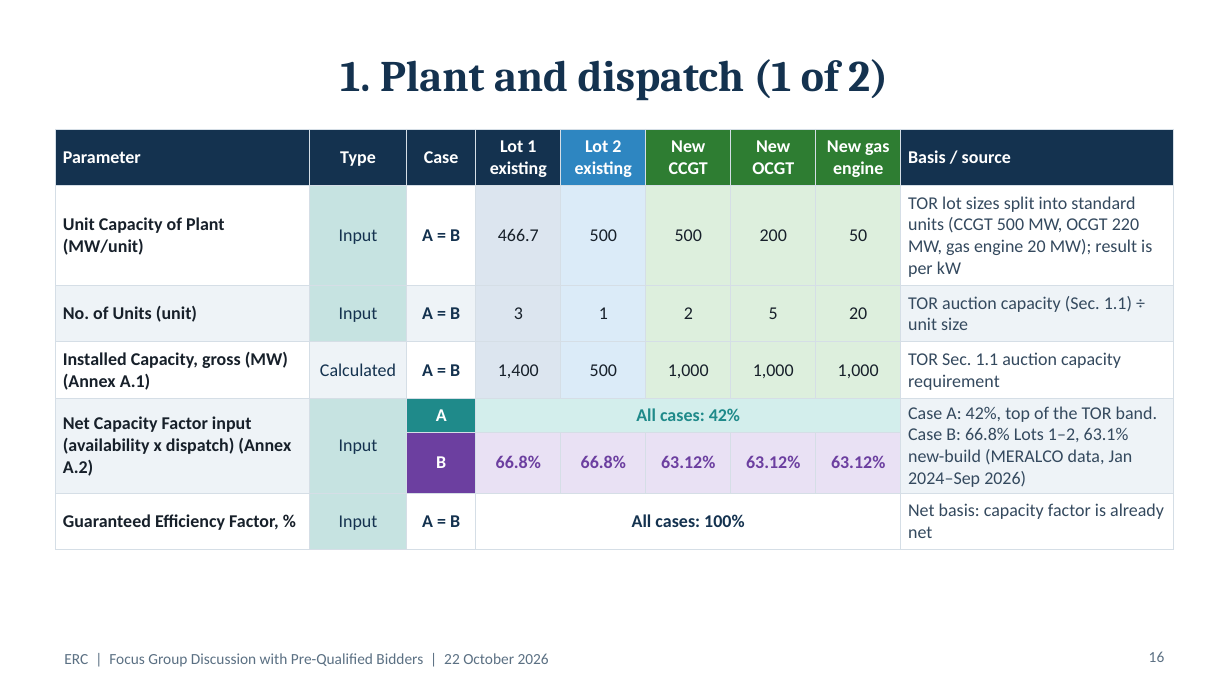
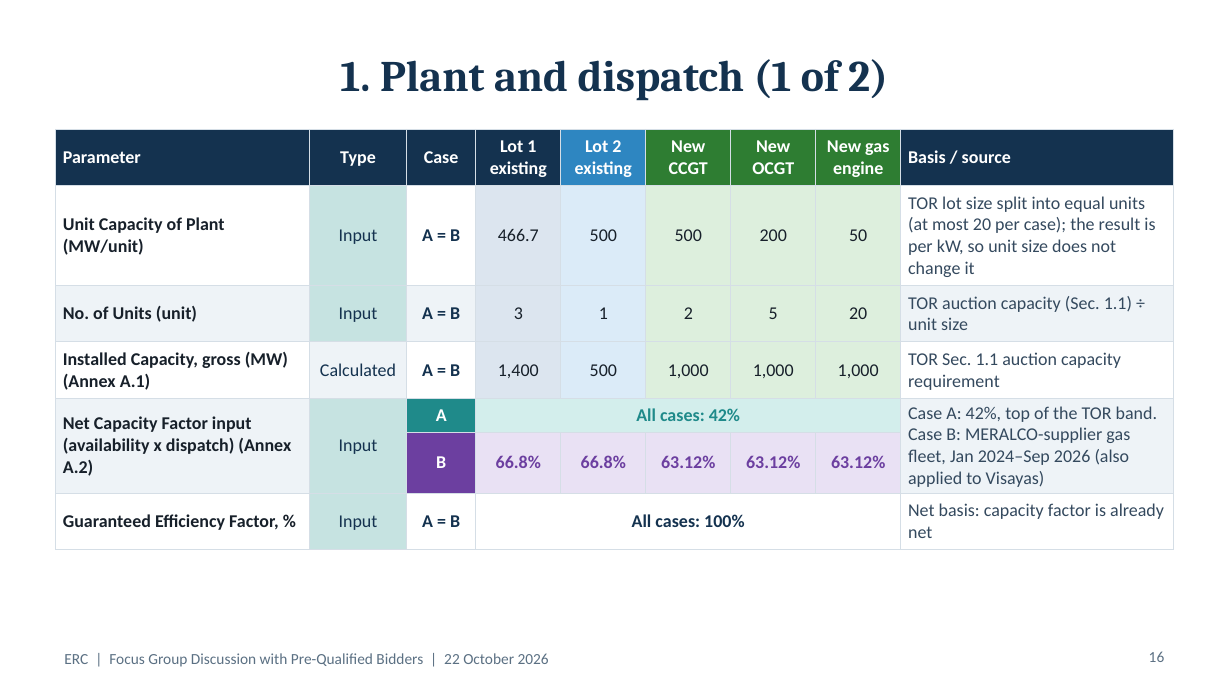
Before and after one commit to polyphase123/Midmerit, a slide deck: slide 16 of ERC_FGD_Model_Assumptions.pptx. Drawn at 1232x693 pixels with LibreOffice and Linux fonts; fonts in the diff are those of the drawing. Boxes give left, top, right and bottom in pixels: in the first picture for what was removed or moved away, otherwise in the second. Text is boxed around its words. In the diff, an @@ line names an element or a change of style, - is before the commit and + after.

```diff
--- a/ERC_FGD_Model_Assumptions.pptx
+++ b/ERC_FGD_Model_Assumptions.pptx
@@ table at <box>55,129,1174,542</box> @@
-row 2, column 9: TOR lot sizes split into standard units (CCGT 500 MW, OCGT 220 MW, gas engine 20 MW); result is per kW
+row 2, column 9: TOR lot size split into equal units (at most 20 per case); the result is per kW, so unit size does not change it
-row 5, column 9: Case A: 42%, top of the TOR band. Case B: 66.8% Lots 1–2, 63.1% new-build (MERALCO data, Jan 2024–Sep 2026)
+row 5, column 9: Case A: 42%, top of the TOR band. Case B: MERALCO-supplier gas fleet, Jan 2024–Sep 2026 (also applied to Visayas)
```
Also in this commit, not shown: 16 other slides changed, 1 slide added.
